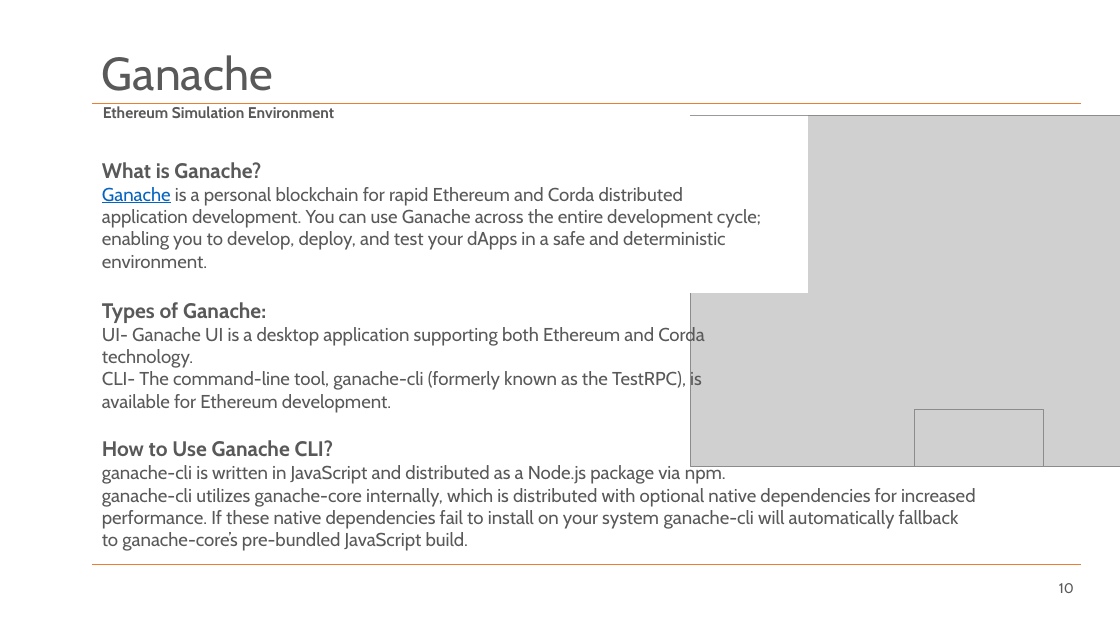
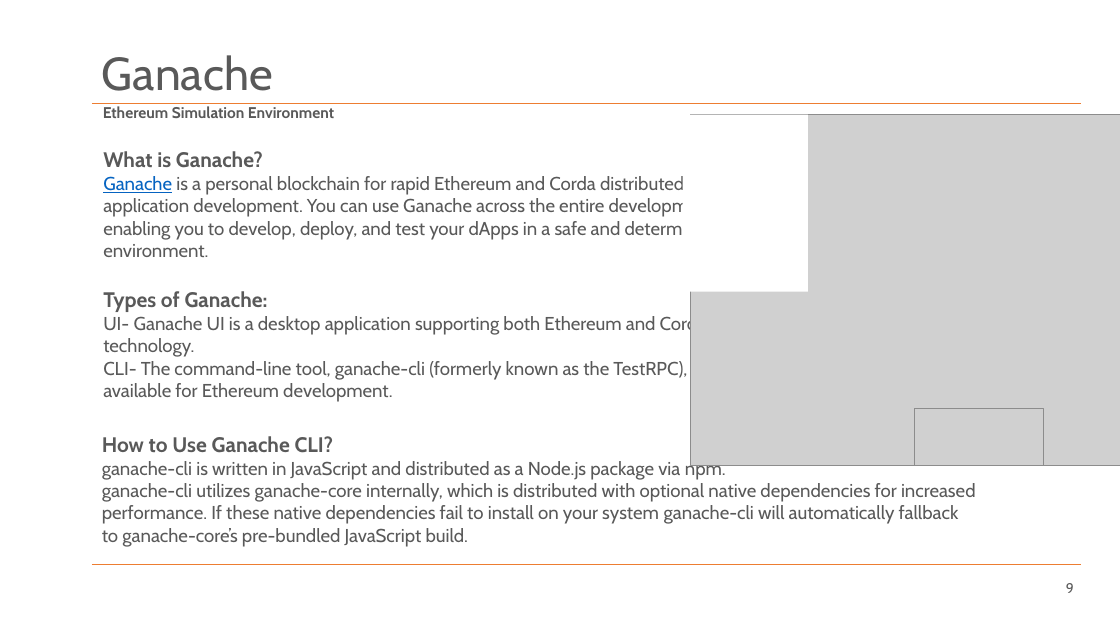
Before and after one commit to SachiHarshitha/HDa_TeamProject_SS21, a slide deck: slide 9 of 00_Documentation/M03_TeamProject_Haid_UWB-Presentation.pptx (slide 10 before the commit). Drawn at 1120x630 pixels with LibreOffice and Linux fonts; fonts in the diff are those of the drawing; grey boxes stand for pictures; background and template pictures are left out. Boxes give left, top, right and bottom in pixels: in the first picture for what was removed or moved away, otherwise in the second. Text is boxed around its words. In the diff, an @@ line names an element or a change of style, - is before the commit and + after.

```diff
--- a/00_Documentation/M03_TeamProject_Haid_UWB-Presentation.pptx
+++ b/00_Documentation/M03_TeamProject_Haid_UWB-Presentation.pptx
@@ subtitle "Ethereum Simulation Environment" at [103, 106, 334, 118]: vertical alignment top to middle @@
@@ text "What is Ganache?" rewrapped from [102, 162, 761, 413] to [103, 151, 728, 402] @@
@@ text "How to Use Ganache CLI?": place and size @@
-text "How to Use Ganache CLI?" at [102, 440, 976, 551]
+text "How to Use Ganache CLI?" at [102, 436, 976, 547]
@@ page number at [1066, 583, 1074, 593]: text changed @@
-10
+9
```
Also in this commit, not shown: 9 other slides changed, 3 slides added, 2 slides removed, 11 other files.
